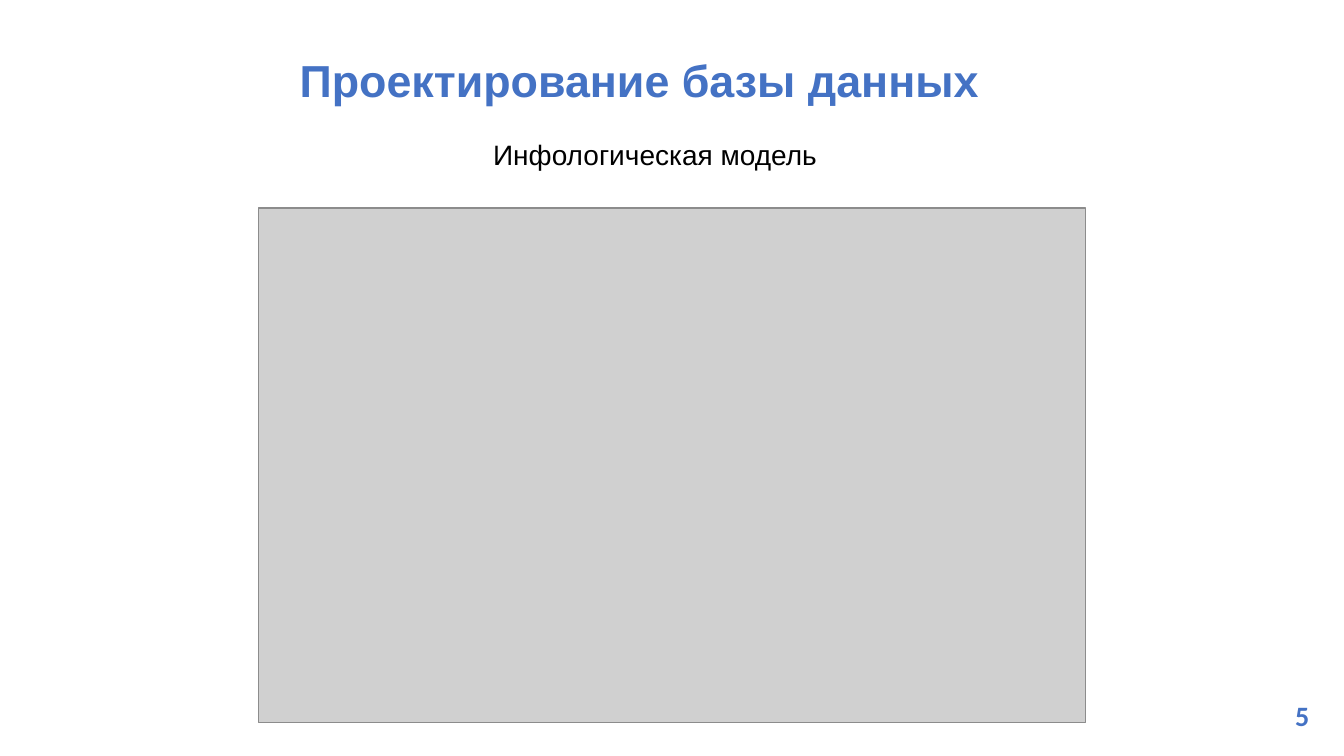
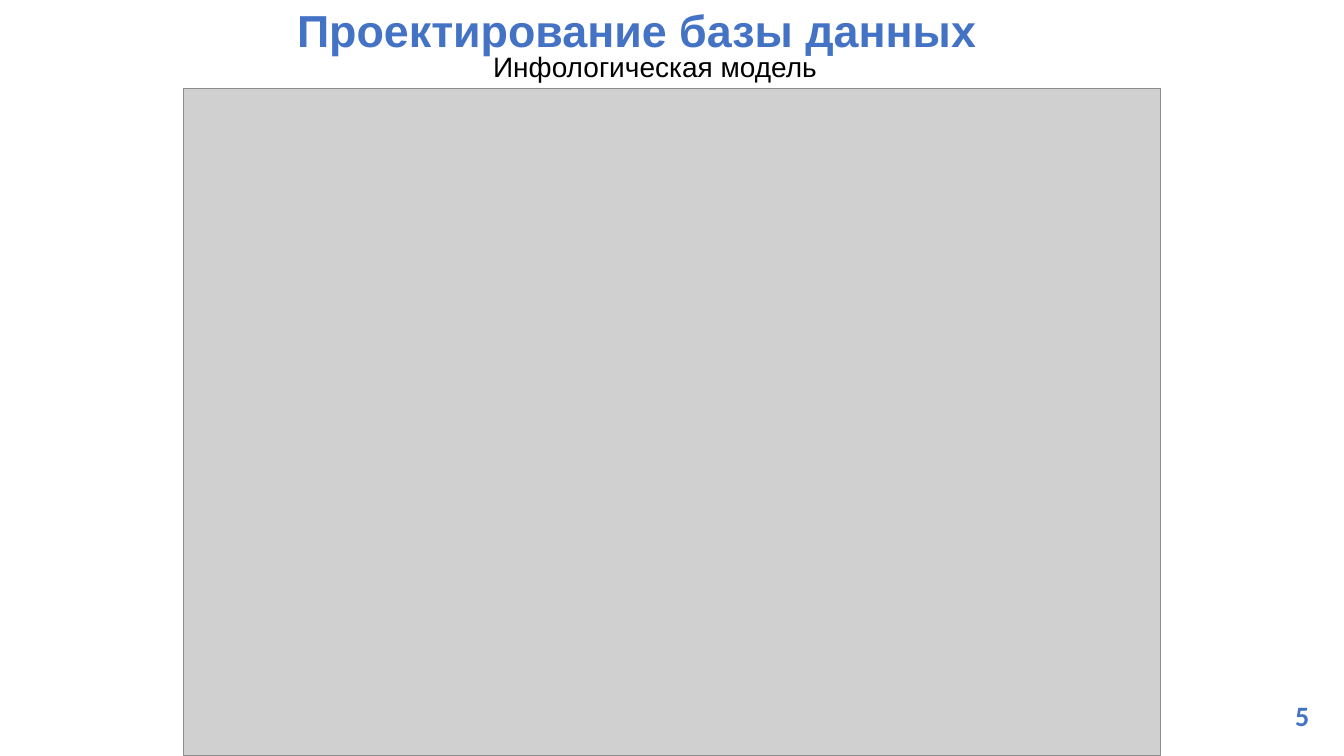
Before and after one commit to Klevchik1/Diplom, a slide deck: slide 6 of Документация/Седых Владислав БД-22-1.pptx. Drawn at 1344x756 pixels with LibreOffice and Linux fonts; fonts in the diff are those of the drawing; grey boxes stand for pictures. Boxes give left, top, right and bottom in pixels: in the first picture for what was removed or moved away, otherwise in the second. Text is boxed around its words. In the diff, an @@ line names an element or a change of style, - is before the commit and + after.

```diff
--- a/Документация/Седых Владислав БД-22-1.pptx
+++ b/Документация/Седых Владислав БД-22-1.pptx
@@ title "Проектирование базы данных": place and size @@
-title "Проектирование базы данных" at [300,64,979,105]
+title "Проектирование базы данных" at [297,14,976,56]
@@ text "Инфологическая модель": place and size @@
-text "Инфологическая модель" at [493,144,817,170]
+text "Инфологическая модель" at [493,55,817,82]
@@ picture: place and size @@
-picture at [258,208,1086,722]
+picture at [184,89,1160,756]
```
Also in this commit, not shown: 7 other files.
